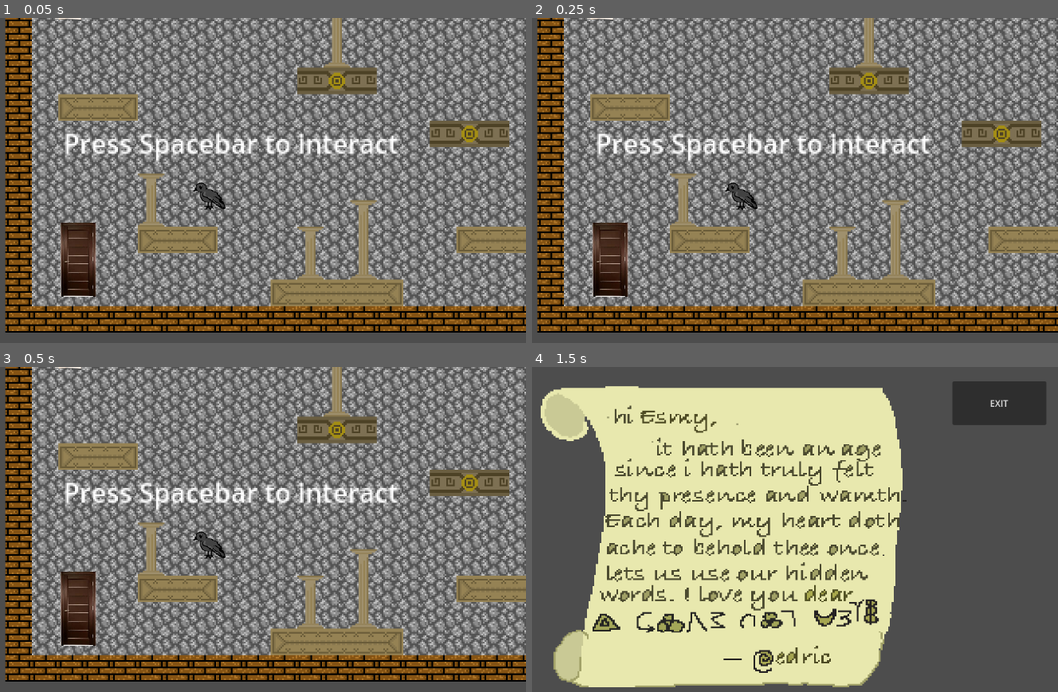
Above: before the commit, frames 1-4 (two rows, left to right).
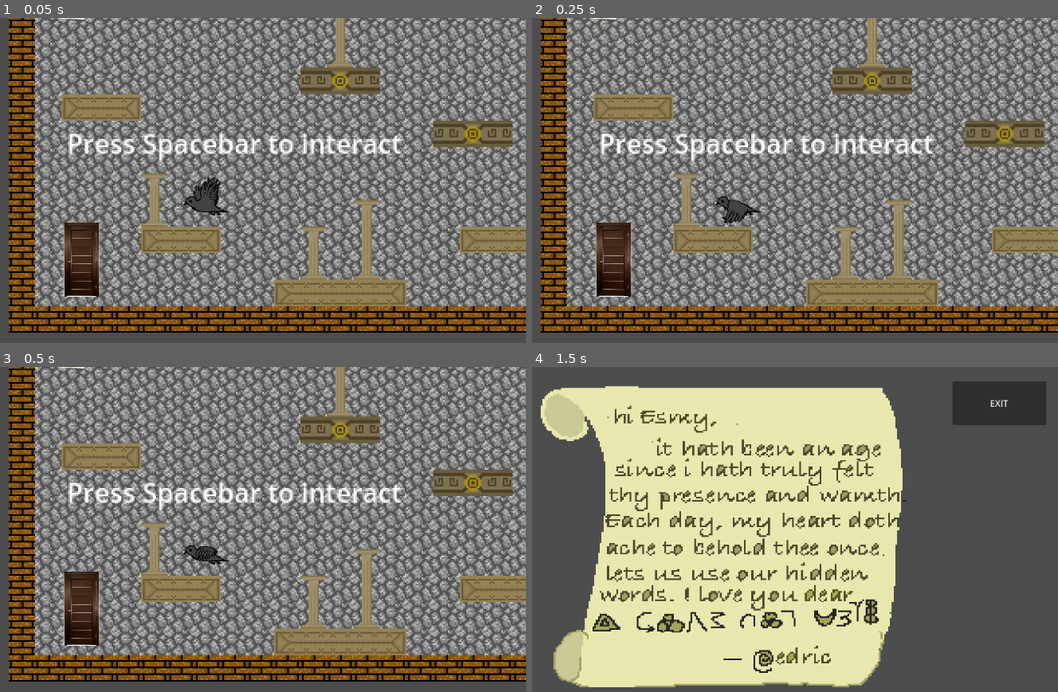
Above: after the commit, the same moments.

Repository: manaskhadka/qrow
Game: Godot game, scene res://world.tscn
Two runs of this game, one before a commit and one after it. Both use one fixed random seed, a clock stepped at 60 frames per second and the inputs below.
Inputs:
- Up to frame 1 (0.05 s): no input
- Up to frame 2 (0.25 s): no input
- Up to frame 3 (0.5 s): no input
- Up to frame 4 (1.5 s): tap Space at 0.5 s; hold Right (right) 0.53-1.28 s; tap Enter (ui_accept) at 0.77, 1.25 s; hold Down (down) from 1.28 s (still down)

The runs differ from the first frame. In frame 1, 57% of the frame differs, in the area x 0-100%, y 0-97%; in frame 2, 57%; in frame 3, 57%; in frame 4, nothing differs.

Commit message:
Flying Left + Right!

Diff:
--- a/player.gd
+++ b/player.gd
@@ -17,9 +17,11 @@
 	if Input.is_action_pressed("left"):
 		if (velocity.x >= -1*max_speed):
 			velocity.x -= speed
+		anim_sprite.play("flying left")
 	if Input.is_action_pressed("right"):
 		if (velocity.x <= max_speed):
 			velocity.x += speed
+		anim_sprite.play("flying right")
 
 	velocity.y *= decel_coeff
 	velocity.x *= decel_coeff
--- a/player.tscn
+++ b/player.tscn
@@ -1,10 +1,44 @@
-[gd_scene load_steps=5 format=3 uid="uid://ccwb7bmjph5un"]
+[gd_scene load_steps=11 format=3 uid="uid://ccwb7bmjph5un"]
 
 [ext_resource type="Script" path="res://player.gd" id="1_mc4wp"]
+[ext_resource type="Texture2D" uid="uid://t8apljm57jqa" path="res://graphics/Crow Flying Left/CFL1.png" id="2_rx0d0"]
 [ext_resource type="Texture2D" uid="uid://wtdv6vtna6by" path="res://graphics/Adult Crow.png" id="2_vi6hk"]
+[ext_resource type="Texture2D" uid="uid://r1c7k07431dx" path="res://graphics/Crow Flying Left/CFL2.png" id="3_jf7wp"]
+[ext_resource type="Texture2D" uid="uid://b24smn2lw4f0v" path="res://graphics/Crow Flying Left/CFL3.png" id="4_2xujj"]
+[ext_resource type="Texture2D" uid="uid://bafjcbskond3a" path="res://graphics/Crow Flying Right/CFR1.png" id="5_dg5pa"]
+[ext_resource type="Texture2D" uid="uid://cxndvf4yv20we" path="res://graphics/Crow Flying Right/CFR2.png" id="6_x411j"]
+[ext_resource type="Texture2D" uid="uid://bpimdlpc7hqvn" path="res://graphics/Crow Flying Right/CFR3.png" id="7_6t0g6"]
 
 [sub_resource type="SpriteFrames" id="SpriteFrames_vivnw"]
 animations = [{
+"frames": [{
+"duration": 1.0,
+"texture": ExtResource("2_rx0d0")
+}, {
+"duration": 1.0,
+"texture": ExtResource("3_jf7wp")
+}, {
+"duration": 1.0,
+"texture": ExtResource("4_2xujj")
+}],
+"loop": true,
+"name": &"flying left",
+"speed": 8.0
+}, {
+"frames": [{
+"duration": 1.0,
+"texture": ExtResource("5_dg5pa")
+}, {
+"duration": 1.0,
+"texture": ExtResource("6_x411j")
+}, {
+"duration": 1.0,
+"texture": ExtResource("7_6t0g6")
+}],
+"loop": true,
+"name": &"flying right",
+"speed": 8.0
+}, {
 "frames": [{
 "duration": 1.0,
 "texture": ExtResource("2_vi6hk")
@@ -19,7 +53,7 @@
 "texture": ExtResource("2_vi6hk")
 }],
 "loop": true,
-"name": &"default",
+"name": &"sitting",
 "speed": 5.0
 }]
 
@@ -33,6 +67,9 @@
 position = Vector2(-4.76837e-07, -4.76837e-07)
 scale = Vector2(0.37375, 0.37375)
 sprite_frames = SubResource("SpriteFrames_vivnw")
+animation = &"flying right"
+autoplay = "flying left"
+frame_progress = 0.805727
 
 [node name="CollisionShape2D" type="CollisionShape2D" parent="."]
 position = Vector2(1, -2.38419e-07)
--- a/world.tscn
+++ b/world.tscn
@@ -19,7 +19,7 @@
 layer_2/tile_data = PackedInt32Array(0, 2, 0, 1, 2, 0, 2, 2, 0, 3, 2, 0, 4, 2, 0, 5, 2, 0, 6, 2, 0, 7, 2, 0, 8, 2, 0, 9 …(2487 unchanged characters)…
 
 [node name="player" parent="." instance=ExtResource("2_bcbvm")]
-position = Vector2(122, 158)
+position = Vector2(120, 158)
 scale = Vector2(0.984563, 0.987805)
 decel_coeff = 0.96
 speed = 20.0
